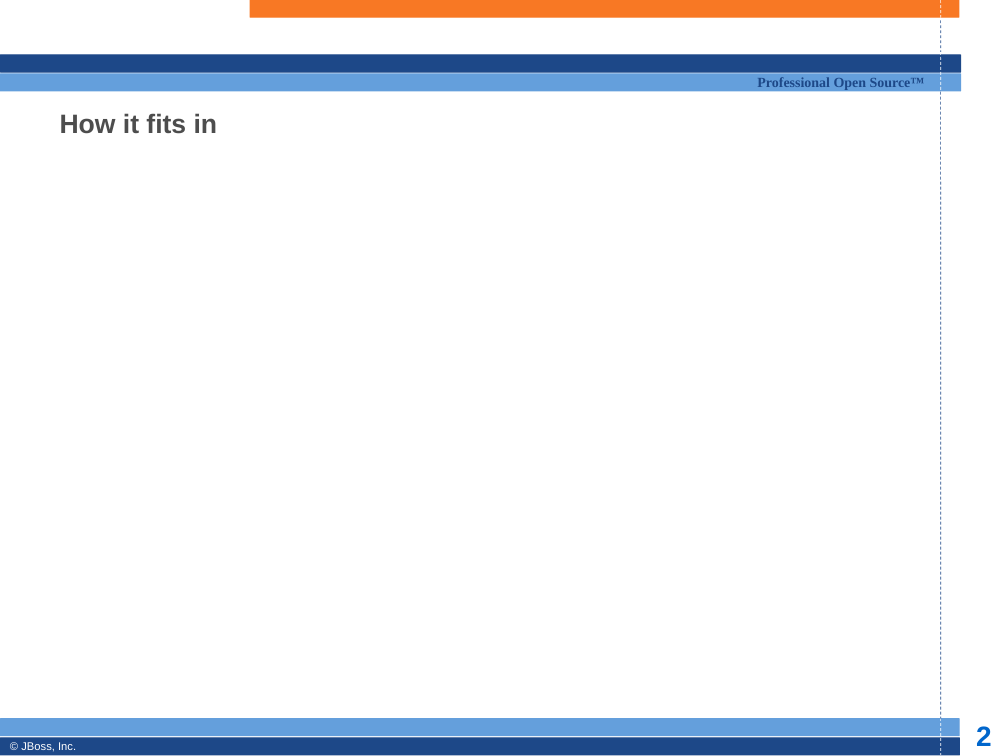
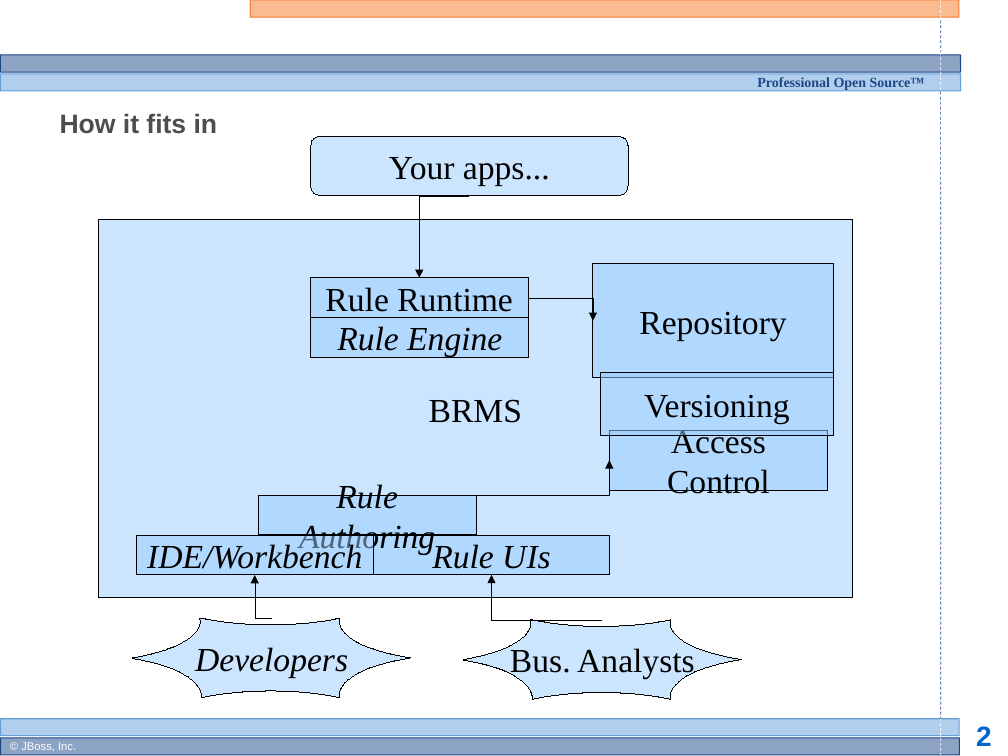
Before and after one commit to bobmcwhirter/drools, a slide deck: slide 2 of documentation/training/developers-course/Module 2 - JBoss Rules Intro.odp. Drawn at 1008x756 pixels with LibreOffice and Linux fonts; fonts in the diff are those of the drawing; background and template pictures are left out. Boxes give left, top, right and bottom in pixels: in the first picture for what was removed or moved away, otherwise in the second. Text is boxed around its words. In the diff, an @@ line names an element or a change of style, - is before the commit and + after.

```diff
--- a/documentation/training/developers-course/Module 2 - JBoss Rules Intro.odp
+++ b/documentation/training/developers-course/Module 2 - JBoss Rules Intro.odp
@@ rounded rectangle at (x1=250, y1=0, x2=959, y2=17): fill #F87824 to #F87824 at 50% opacity @@
@@ rounded rectangle at (x1=1, y1=55, x2=961, y2=73): fill #1D4888 to #1D4888 at 50% opacity @@
@@ rounded rectangle at (x1=1, y1=74, x2=961, y2=91): fill #649FDC to #649FDC at 50% opacity @@
@@ rounded rectangle added at (x1=310, y1=136, x2=628, y2=196), fill #99CCFF at 50% opacity, outline #000000 0 pt, 24 pt, text #000000 @@
+Your apps...
@@ elbow arrow added from (470, 196) to (419, 278), #000000 0 pt @@
@@ rectangle added at (x1=99, y1=220, x2=853, y2=598), fill #99CCFF at 50% opacity, outline #000000 0 pt, 24 pt, text #000000 @@
+BRMS
@@ rectangle added at (x1=593, y1=264, x2=834, y2=378), fill #99CCFF at 50% opacity, outline #000000 0 pt, 24 pt, text #000000 @@
+Repository
@@ rectangle added at (x1=310, y1=278, x2=529, y2=318), fill #99CCFF at 50% opacity, outline #000000 0 pt, 24 pt, text #000000 @@
+Rule Runtime
@@ elbow arrow added from (528, 297) to (593, 321), #000000 0 pt @@
@@ rectangle added at (x1=310, y1=318, x2=529, y2=357), fill #99CCFF at 50% opacity, outline #000000 0 pt, 24 pt, text #000000, italic @@
+Rule Engine
@@ rectangle added at (x1=601, y1=372, x2=834, y2=435), fill #99CCFF at 50% opacity, outline #000000 0 pt, 24 pt, text #000000 @@
+Versioning
@@ rectangle added at (x1=609, y1=430, x2=828, y2=490), fill #99CCFF at 50% opacity, outline #000000 0 pt, 24 pt, text #000000 @@
+Access Control
@@ elbow arrow added from (367, 495) to (610, 461), #000000 0 pt @@
@@ rectangle added at (x1=258, y1=495, x2=477, y2=534), fill #99CCFF at 50% opacity, outline #000000 0 pt, 24 pt, text #000000, italic @@
+Rule Authoring
@@ rectangle added at (x1=136, y1=535, x2=373, y2=575), fill #99CCFF at 50% opacity, outline #000000 0 pt, 24 pt, text #000000, italic @@
+IDE/Workbench
@@ rectangle added at (x1=373, y1=535, x2=610, y2=575), fill #99CCFF at 50% opacity, outline #000000 0 pt, 24 pt, text #000000, italic @@
+Rule UIs
@@ elbow arrow added from (272, 618) to (255, 575), #000000 0 pt @@
@@ elbow arrow added from (603, 620) to (492, 575), #000000 0 pt @@
@@ freeform shape added at (x1=133, y1=618, x2=411, y2=698), fill #99CCFF at 50% opacity, outline #000000 0 pt, 24 pt, text #000000, italic @@
+Developers
@@ freeform shape added at (x1=464, y1=620, x2=742, y2=700), fill #99CCFF at 50% opacity, outline #000000 0 pt, 24 pt, text #000000 @@
+Bus. Analysts
@@ rounded rectangle at (x1=1, y1=719, x2=960, y2=736): fill #649FDC to #649FDC at 50% opacity @@
@@ rounded rectangle at (x1=1, y1=738, x2=960, y2=755): fill #1D4888 to #1D4888 at 50% opacity @@
```
Also in this commit, not shown: 6 other slides changed.
